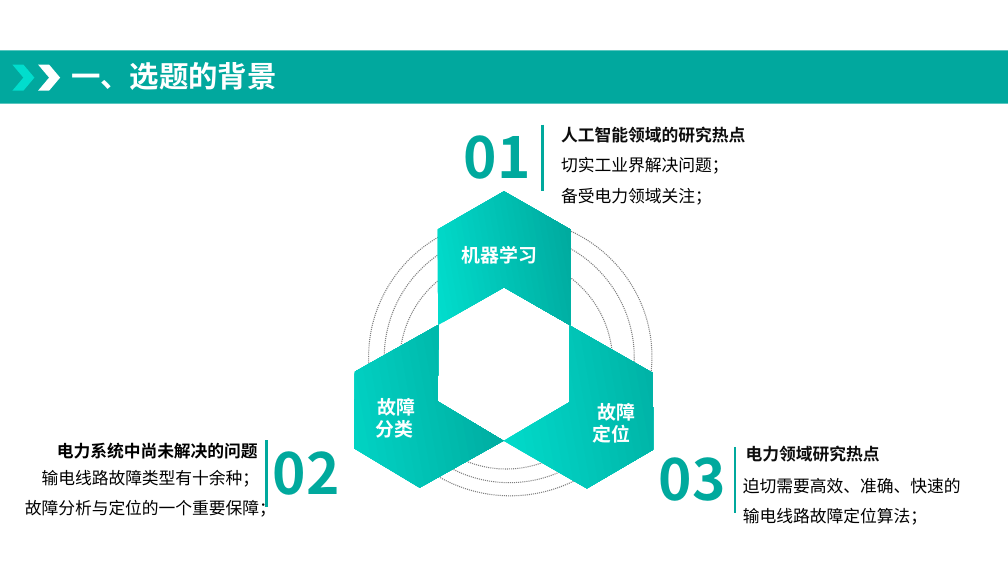
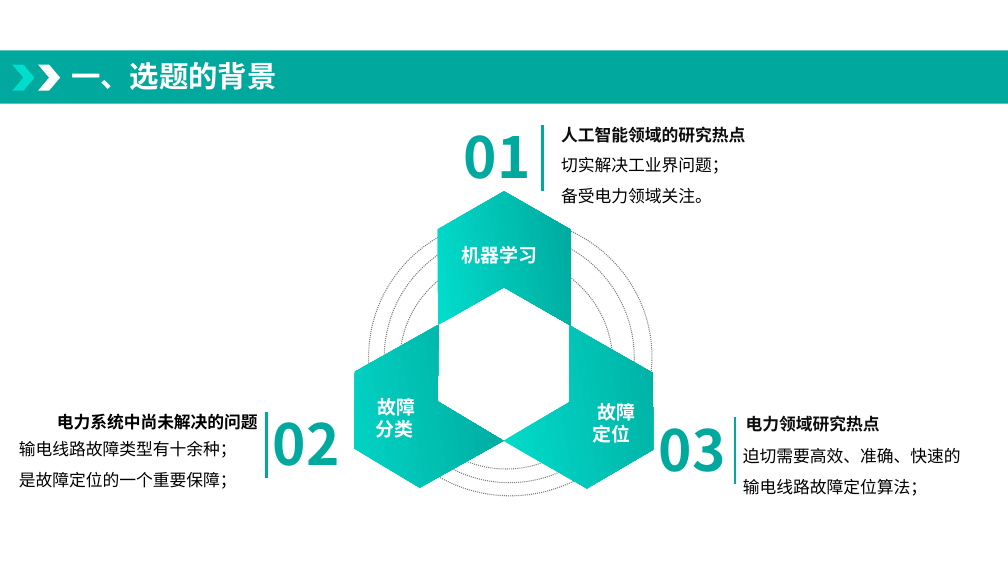
Before and after one commit to minda163/paper, a slide deck: slide 3 of 开题/我要学习-开题1.pptx. Drawn at 1008x567 pixels with LibreOffice and Linux fonts; fonts in the diff are those of the drawing; background and template pictures are left out. Boxes give left, top, right and bottom in pixels: in the first picture for what was removed or moved away, otherwise in the second. Text is boxed around its words. In the diff, an @@ line names an element or a change of style, - is before the commit and + after.

```diff
--- a/开题/我要学习-开题1.pptx
+++ b/开题/我要学习-开题1.pptx
@@ text at (561, 157, 728, 204): text changed @@
-切实工业界解决问题；
-备受电力领域关注；
+切实解决工业界问题；
+备受电力领域关注。
@@ 5 texts, 2 lines: place and size @@
-5 texts, 2 lines at (57, 440, 961, 525)
+5 texts, 2 lines at (57, 412, 961, 496)
@@ text "输电线路故障类型有十余种；": place and size @@
-text "输电线路故障类型有十余种；" at (25, 470, 276, 517)
+text "输电线路故障类型有十余种；" at (19, 441, 237, 489)
@@ text at (19, 441, 237, 458): alignment right to left @@
@@ text at (19, 472, 237, 489): text changed @@
-故障分析与定位的一个重要保障；
+是故障定位的一个重要保障；
```
Also in this commit, not shown: 1 other slide changed, 1 slide added, 1 other file.
